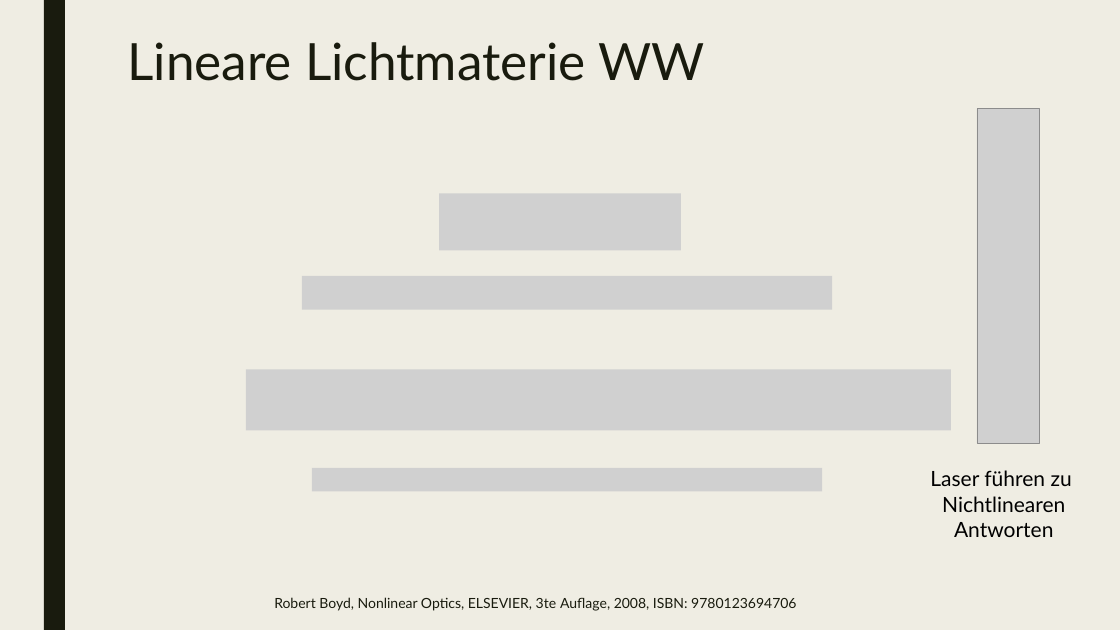
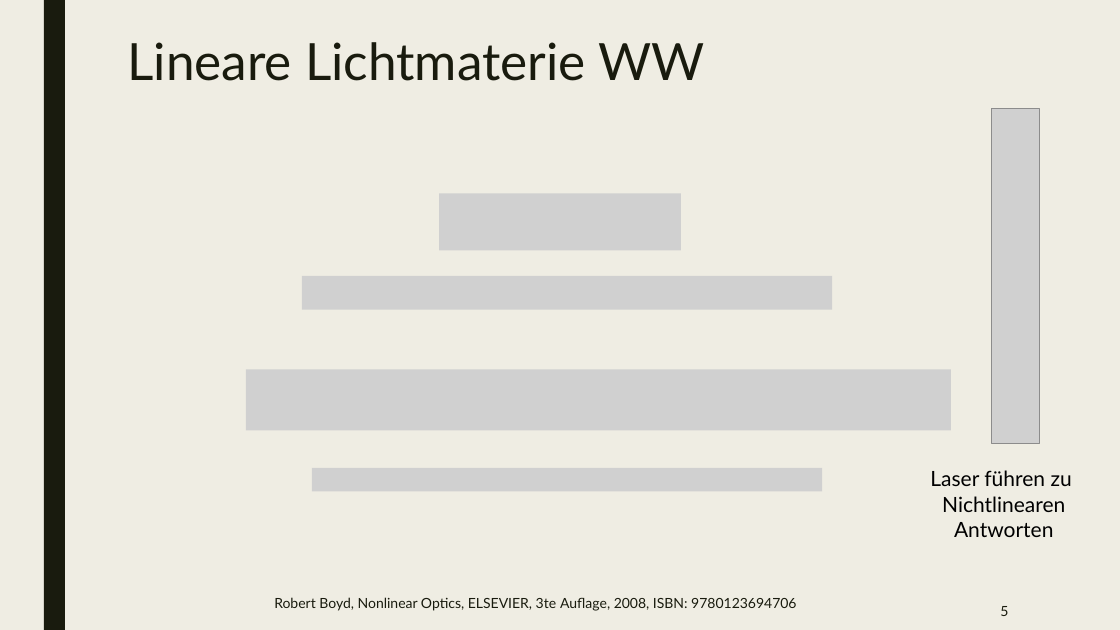
Before and after one commit to beckstev/presentations, a slide deck: slide 5 of nonlinear_optics/non_linear_optics.pptx. Drawn at 1120x630 pixels with LibreOffice and Linux fonts; fonts in the diff are those of the drawing; grey boxes stand for pictures. Boxes give left, top, right and bottom in pixels: in the first picture for what was removed or moved away, otherwise in the second. Text is boxed around its words. In the diff, an @@ line names an element or a change of style, - is before the commit and + after.

```diff
--- a/nonlinear_optics/non_linear_optics.pptx
+++ b/nonlinear_optics/non_linear_optics.pptx
@@ picture: place and size @@
-picture at (977, 109, 1039, 444)
+picture at (991, 109, 1039, 444)
@@ page number added at (1000, 606, 1008, 616), 12 pt, text #191B0E @@
+5
```
Also in this commit, not shown: 6 other slides changed, 21 slides added, 3 slides removed.
